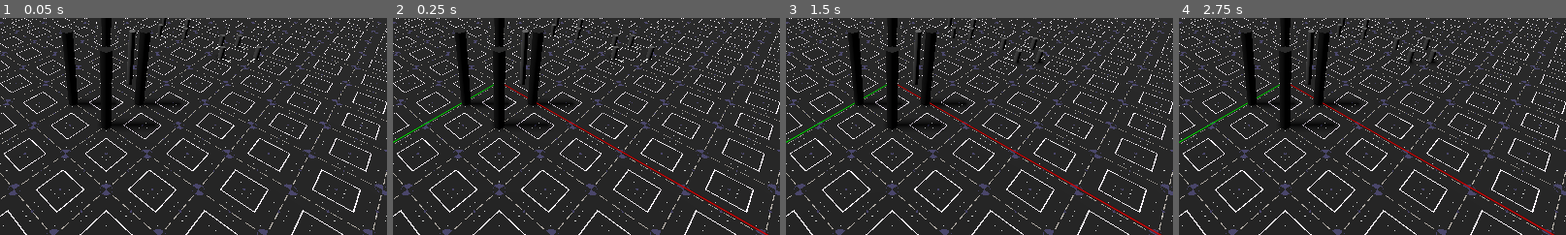
Above: before the commit, frames 1-4 (left to right).
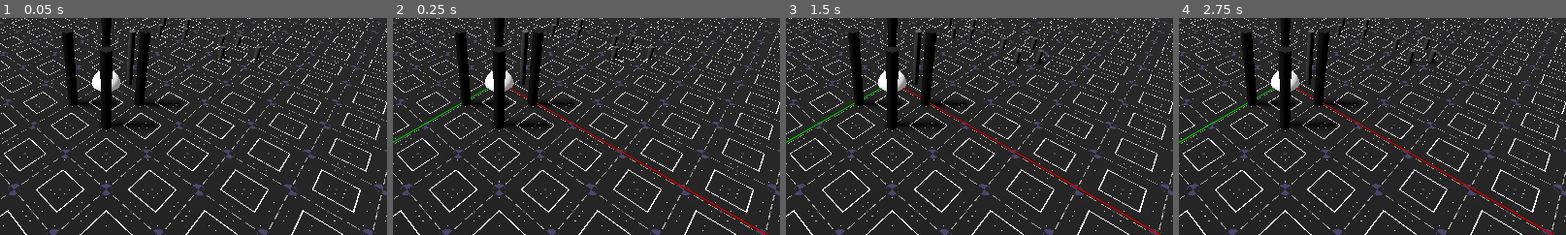
Above: after the commit, the same moments.

Repository: Tectato/Z1Simulator
Game: Godot game, scene res://Scenes/Editor.tscn
The game is run twice, just before and just after one commit, with the same random seed, the same clock (stepped at 60 frames per second) and the same inputs.
Inputs (mouse positions are % of the whole screen's width and height, from its top left):
- Up to frame 1 (0.05 s): no input
- Up to frame 2 (0.25 s): no input
- Up to frame 3 (1.5 s): click (97, 96) at 0.5 s; click (97, 96) at 1.25 s
- Up to frame 4 (2.75 s): click (93, 2) at 2 s
The pictures show only the part of the screen within x 36-86%, y 35-85%; the shares and areas given below are measured in that part.

The runs differ from the first frame. In frame 1, 0.3% of the frame differs, in the area x 23-33%, y 24-34%; in frame 2, 0.3%; in frame 3, 0.3%; in frame 4, 0.3%.
Error in both runs: Attempt to call function 'get_size' in base 'null instance' on a null instance. (res://Scripts/Parts/sheet.gd:68)

Commit message:
attempt to fix drag point on rotated parts

Diff:
--- a/Scenes/Editor.tscn
+++ b/Scenes/Editor.tscn
@@ -104,6 +104,10 @@
 [sub_resource type="ViewportTexture" id="ViewportTexture_cv1oh"]
 viewport_path = NodePath("Camera3D/Interface/AxesGizmoViewport")
 
+[sub_resource type="SphereMesh" id="SphereMesh_2ery0"]
+radius = 0.1
+height = 0.2
+
 [sub_resource type="SphereMesh" id="SphereMesh_0hhuw"]
 radius = 0.01
 height = 0.02
@@ -399,7 +403,7 @@
 position = Vector2(1086, 97)
 texture = SubResource("ViewportTexture_cv1oh")
 
-[node name="SelectionRay" type="RayCast3D" parent="Camera3D" node_paths=PackedStringArray("camera", "mover", "debugLabel")]
+[node name="SelectionRay" type="RayCast3D" parent="Camera3D" node_paths=PackedStringArray("camera", "mover", "debugLabel", "debugPoint")]
 enabled = false
 collision_mask = 3
 collide_with_areas = true
@@ -407,6 +411,12 @@
 camera = NodePath("..")
 mover = NodePath("../../MoveRay")
 debugLabel = NodePath("../Interface/Label")
+debugPoint = NodePath("../../Debug")
+
+[node name="Debug" type="MeshInstance3D" parent="."]
+transform = Transform3D(1, 0, 0, 0, 1, 0, 0, 0, 1, 0, 0, 0)
+mesh = SubResource("SphereMesh_2ery0")
+skeleton = NodePath("../Camera3D/SelectionRay")
 
 [node name="FocusPoint" type="Node3D" parent="."]
 
--- a/Scripts/Editor/selector.gd
+++ b/Scripts/Editor/selector.gd
@@ -4,6 +4,7 @@
 @export var camera : Camera3D
 @export var mover : RayCast3D
 @export var debugLabel : Label
+@export var debugPoint : Node3D
 
 var clickPos : Vector2
 var mouseDragOrigin : Vector3
@@ -53,13 +54,14 @@
 			if selected != null:
 				mover.move()
 	if selected:
+		debugPoint.global_position = selected.global_position + mouseRelative
 		if Input.is_action_just_pressed("rotate_ccw"):
-			#var bounds = selected.getBounds()
-			#var midPoint = Vector3((bounds[0]+bounds[3])/2,0,(bounds[2]+bounds[5])/2)
-			#selected.translate(-midPoint)
+			var bounds = selected.getBounds()
+			var midPoint = Vector3((bounds[0]+bounds[3])/2,0,(bounds[2]+bounds[5])/2)
+			mouseRelative -= midPoint
+			mouseRelative = mouseRelative.rotated(Vector3.UP,-PI/2)
+			mouseRelative += midPoint.rotated(Vector3.UP,-PI/2)
 			selected.rotate_y(-PI/2)
-			#selected.translate(midPoint)
-			mouseRelative = mouseRelative.rotated(Vector3.UP,-PI/2)
 		elif Input.is_action_just_pressed("rotate_cw"):
 			selected.rotate_y(PI/2)
 			mouseRelative = mouseRelative.rotated(Vector3.UP,PI/2)
Not shown: 1 places in Scenes/Editor.tscn that only renumber resources
